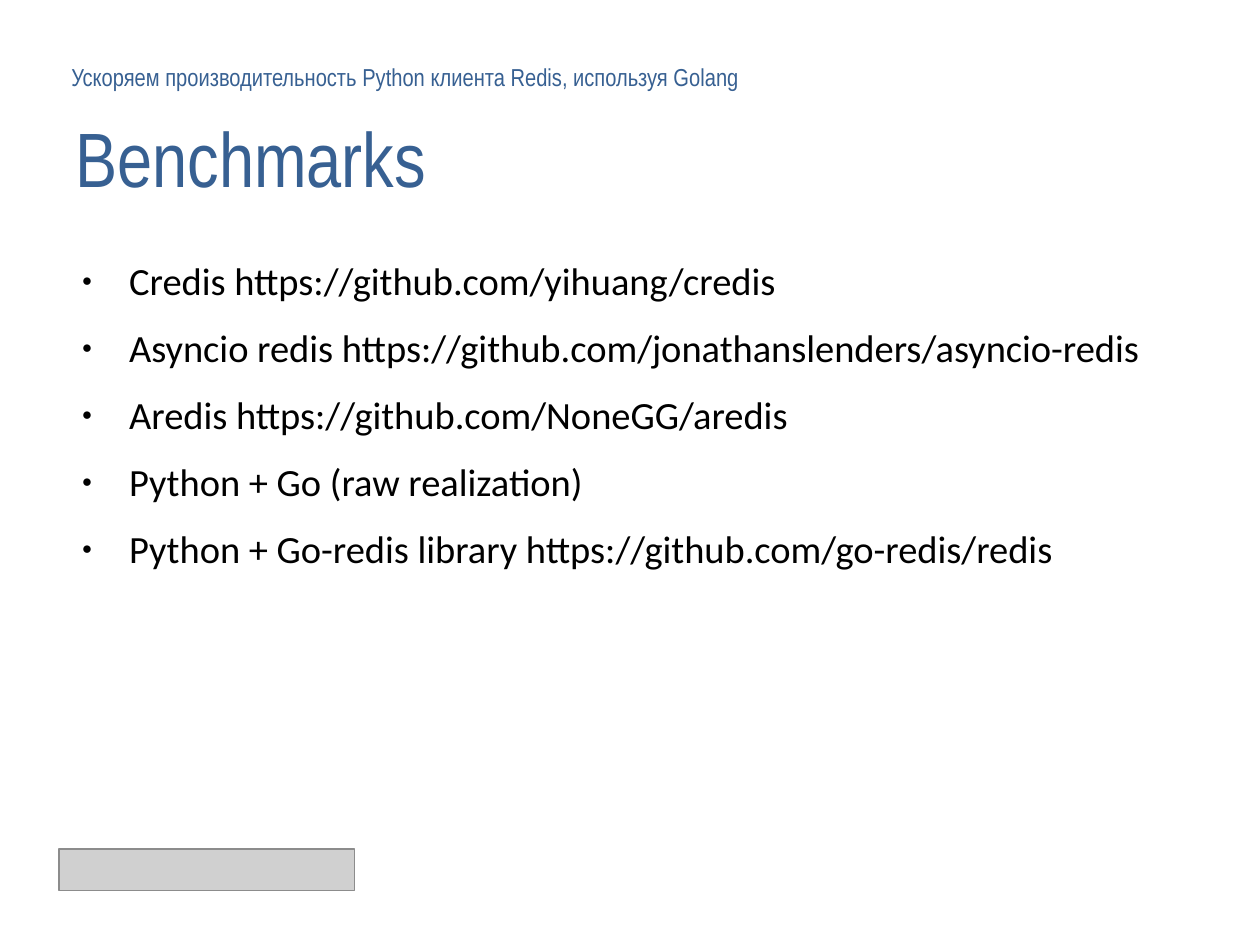
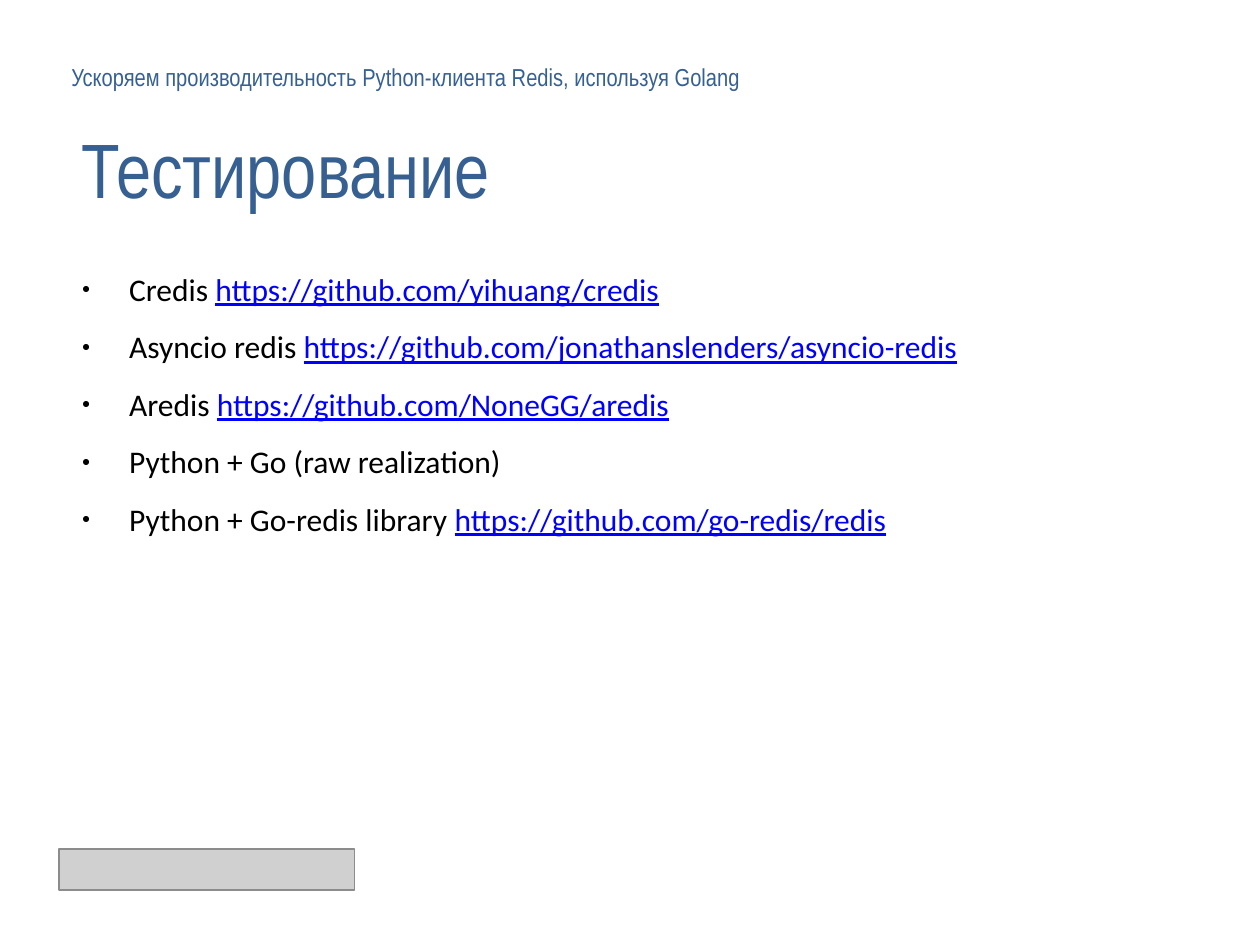
Before and after one commit to deslum/gopipe, a slide deck: slide 21 of presentation.odp (slide 19 before the commit). Drawn at 1260x945 pixels with LibreOffice and Linux fonts; fonts in the diff are those of the drawing; grey boxes stand for pictures; background and template pictures are left out. Boxes give left, top, right and bottom in pixels: in the first picture for what was removed or moved away, otherwise in the second. Text is boxed around its words. In the diff, an @@ line names an element or a change of style, - is before the commit and + after.

```diff
--- a/presentation.odp
+++ b/presentation.odp
@@ free "Ускоряем производительность Python-клиента Redis, используя ...": place and size @@
-free "Ускоряем производительность Python-клиента Redis, используя ..." at [71,68,738,91]
+free "Ускоряем производительность Python-клиента Redis, используя ..." at [59,59,1193,98]
@@ text in free at [71,68,740,91]: text changed @@
-Ускоряем производительность Python клиента Redis, используя Golang
+Ускоряем производительность Python-клиента Redis, используя Golang
@@ free added at [69,110,1203,226], 44 pt, text #376092 @@
+Тестирование
@@ text removed at [75,131,426,188] @@
-Benchmarks
@@ text "Credis https://github.com/yihuang/credis": place and size @@
-text "Credis https://github.com/yihuang/credis" at [129,268,1139,570]
+text "Credis https://github.com/yihuang/credis" at [129,279,957,537]
@@ text "Credis https://github.com/yihuang/credis" at [129,279,957,537]: size 22 to 18 pt; text colour #000000 to #0000FF, underline on in "https://github.com/yihuang/credis", "https://github.com/jonathanslenders/asyncio-redis", "https://github.com/NoneGG/aredis", "https://github.com/go-redis/redis" @@
```
Also in this commit, not shown: 19 other slides changed, 3 slides added, 1 slide removed, 4 other files.
